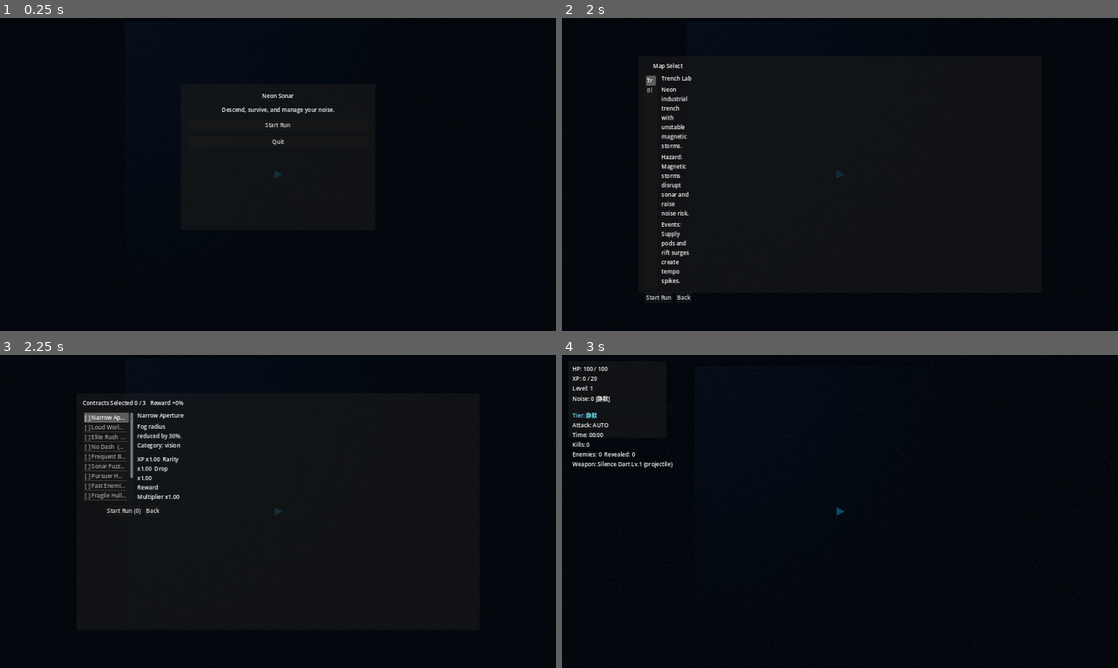
Above: before the commit, frames 1-4 (two rows, left to right).
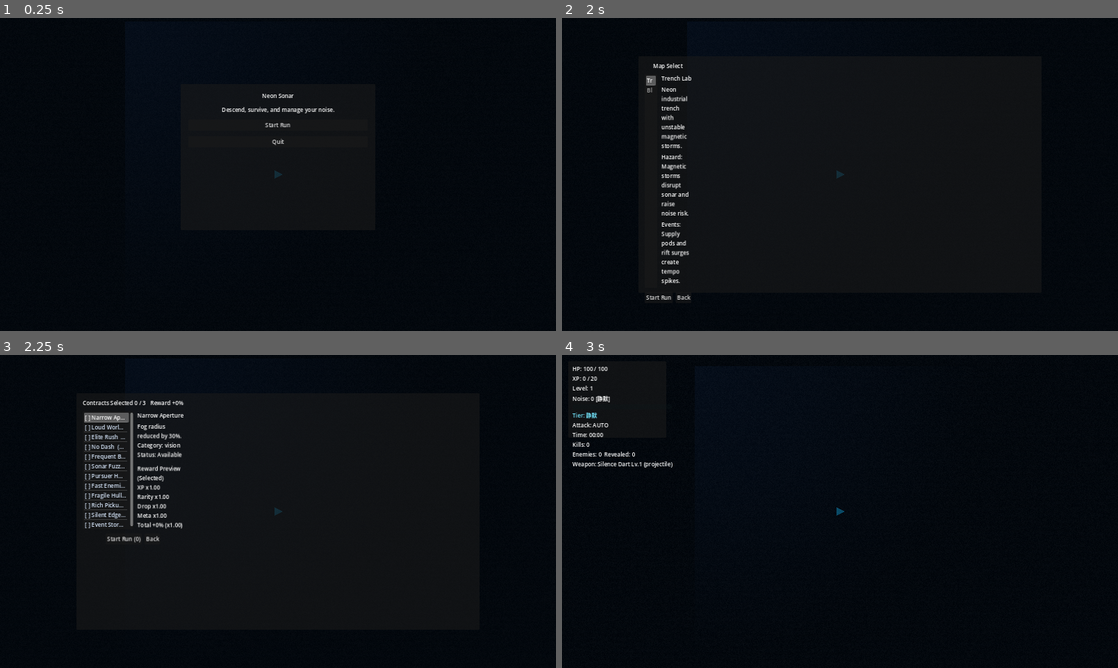
Above: after the commit, the same moments.

Repository: Constantine-S-AN/survival
Game: Godot game, scene res://scenes/game/GameRoot.tscn
Two runs of this game, one before a commit and one after it. Both use one fixed random seed, a clock stepped at 60 frames per second and the inputs below.
Inputs:
- Up to frame 1 (0.25 s): no input
- Up to frame 2 (2 s): click "Start Run" at 0.5 s; click "Start" at 1.25 s
- Up to frame 3 (2.25 s): click "Start Run" at 2 s
- Up to frame 4 (3 s): click "Start Run (0)" at 2.75 s

Frames 1-2 are identical in both runs. In frame 3, 1.5% of the frame differs, in the area x 15-33%, y 22-60%; in frame 4, nothing differs.

Commit message:
Improve contract select UX and explicit exclusivity

Diff:
--- a/data/contracts.json
+++ b/data/contracts.json
@@ -36,7 +36,7 @@
         "spawner": {"elite_chance_add": 0.08},
         "rewards": {"xp_mult": 1.25, "rarity_mult": 1.14, "drop_mult": 1.12}
       },
-      "exclusive_group": "elite_focus"
+      "exclusive_group": "pressure_core"
     },
     {
       "id": "contract_no_dash",
@@ -97,7 +97,7 @@
         "spawner": {"spawn_rate_mult": 1.12},
         "rewards": {"xp_mult": 1.20, "rarity_mult": 1.10, "drop_mult": 1.10}
       },
-      "exclusive_group": "enemy_speed_core"
+      "exclusive_group": "pressure_core"
     },
     {
       "id": "contract_fragile_player",
@@ -133,7 +133,7 @@
         "player": {"low_noise_damage_mult": 1.15, "high_noise_damage_mult": 0.88},
         "rewards": {"xp_mult": 1.20, "rarity_mult": 1.10, "drop_mult": 1.10}
       },
-      "exclusive_group": "silent_edge"
+      "exclusive_group": "noise_core"
     },
     {
       "id": "contract_event_storm",
--- a/scripts/ui/contract_select_panel.gd
+++ b/scripts/ui/contract_select_panel.gd
@@ -3,6 +3,41 @@
 
 signal start_pressed(contract_ids: Array[String])
 signal back_pressed
+
+const CONTRACT_GROUP_DISPLAY_NAMES: Dictionary = {
+	"fog": "Fog",
+	"sonar": "Sonar",
+	"noise": "Noise",
+	"spawner": "Spawner",
+	"events": "Events",
+	"rewards": "Rewards",
+	"player": "Player",
+	"enemy": "Enemy"
+}
+
+const CONTRACT_STAT_DISPLAY_NAMES: Dictionary = {
+	"vision_radius_mult": "Vision Radius",
+	"reveal_duration_mult": "Reveal Duration",
+	"max_radius_mult": "Sonar Radius",
+	"wave_speed_mult": "Sonar Wave Speed",
+	"gain_mult": "Noise Gain",
+	"decay_mult": "Noise Decay",
+	"spawn_rate_mult": "Spawn Rate",
+	"spawn_cap_mult": "Spawn Cap",
+	"pursuer_chance_add": "Pursuer Chance",
+	"elite_chance_add": "Elite Chance",
+	"rate_mult": "Event Rate",
+	"hazard_cycle_mult": "Hazard Frequency",
+	"xp_mult": "XP Reward",
+	"rarity_mult": "Rarity Reward",
+	"drop_mult": "Drop Reward",
+	"meta_currency_mult": "Meta Reward",
+	"max_hp_mult": "Max HP",
+	"dash_disabled": "Dash",
+	"low_noise_damage_mult": "Low-Noise Damage",
+	"high_noise_damage_mult": "High-Noise Damage",
+	"speed_mult": "Enemy Speed"
+}
 
 @onready var title_label: Label = $Margin/VBox/Header/Title
 @onready var selected_label: Label = $Margin/VBox/Header/Selected
@@ -13,16 +48,20 @@
 @onready var preview_label: Label = $Margin/VBox/Body/Right/Preview
 @onready var start_button: Button = $Margin/VBox/Footer/StartButton
 @onready var back_button: Button = $Margin/VBox/Footer/BackButton
+@onready var root_vbox: VBoxContainer = $Margin/VBox
 
 var contracts: Array = []
 var contract_ids_by_index: Array[String] = []
 var selected_contract_ids: Array[String] = []
 var max_select: int = 3
 var selected_index: int = -1
+var lock_reason_by_id: Dictionary = {}
+var status_label: Label
 
 
 func _ready() -> void:
 	title_label.text = "Contracts"
+	_create_status_hint_label()
 	contract_list.item_selected.connect(_on_item_selected)
 	contract_list.item_activated.connect(_on_item_activated)
 	start_button.pressed.connect(_on_start_pressed)
@@ -40,6 +79,7 @@
 	contracts = contract_rows.duplicate(true)
 	max_select = clampi(max_select_count, 0, 3)
 	contract_ids_by_index.clear()
+	lock_reason_by_id.clear()
 	selected_contract_ids = DataRegistry.normalize_contract_selection(initial_selected_ids)
 	selected_index = -1
 	_refresh_list()
@@ -56,8 +96,13 @@
 
 
 func _refresh_list() -> void:
+	var previous_contract_id := ""
+	if selected_index >= 0 and selected_index < contract_ids_by_index.size():
+		previous_contract_id = contract_ids_by_index[selected_index]
 	contract_list.clear()
 	contract_ids_by_index.clear()
+	lock_reason_by_id.clear()
+	var selected_by_group := _build_selected_group_map()
 	for contract_variant in contracts:
 		if not (contract_variant is Dictionary):
 			continue
@@ -68,9 +113,22 @@
 		contract_ids_by_index.append(contract_id)
 		var selected := selected_contract_ids.has(contract_id)
 		var marker := "[x]" if selected else "[ ]"
+		var lock_reason := _compute_contract_lock_reason(contract_id, selected_by_group)
+		lock_reason_by_id[contract_id] = lock_reason
+		var locked := not selected and not lock_reason.is_empty()
+		if locked:
+			marker = "🔒"
 		var reward_pct := float(contract.get("reward_pct", 0.0))
 		var text := "%s %s  (+%.0f%%)" % [marker, String(contract.get("name", contract_id)), reward_pct]
 		contract_list.add_item(text)
+		var list_index := contract_list.item_count - 1
+		if locked:
+			contract_list.set_item_disabled(list_index, true)
+			contract_list.set_item_custom_fg_color(list_index, Color(0.56, 0.60, 0.66, 0.92))
+		elif selected:
+			contract_list.set_item_custom_fg_color(list_index, Color(0.62, 0.94, 1.0, 1.0))
+		else:
+			contract_list.set_item_custom_fg_color(list_index, Color(0.84, 0.90, 0.98, 1.0))
 	var preview := DataRegistry.get_contract_reward_preview(selected_contract_ids)
 	selected_label.text = "Selected %d / %d   Reward +%.0f%%" % [
 		selected_contract_ids.size(),
@@ -78,6 +136,12 @@
 		float(preview.get("reward_pct_sum", 0.0))
 	]
 	start_button.text = "Start Run (%d)" % selected_contract_ids.size()
+	start_button.disabled = false
+	selected_index = _get_contract_index(previous_contract_id)
+	if selected_index < 0 and not contract_ids_by_index.is_empty():
+		selected_index = 0
+	if selected_index >= 0 and selected_index < contract_ids_by_index.size():
+		contract_list.select(selected_index)
 
 
 func _on_item_selected(index: int) -> void:
@@ -91,27 +155,27 @@
 	var contract_id := contract_ids_by_index[index]
 	if selected_contract_ids.has(contract_id):
 		selected_contract_ids.erase(contract_id)
+		_show_status_hint("Removed %s" % String(DataRegistry.get_contract(contract_id).get("name", contract_id)), false)
 		_refresh_list()
 		_refresh_detail(index)
 		return
+	var lock_reason := String(lock_reason_by_id.get(contract_id, ""))
+	if not lock_reason.is_empty():
+		_show_status_hint(lock_reason, true)
+		return
 	if max_select > 0 and selected_contract_ids.size() >= max_select:
+		_show_status_hint("Selection limit reached (%d/%d)." % [selected_contract_ids.size(), max_select], true)
 		return
 	var contract := DataRegistry.get_contract(contract_id)
 	if contract.is_empty():
 		return
-	var exclusive_group := String(contract.get("exclusive_group", "")).strip_edges()
-	if not exclusive_group.is_empty():
-		var filtered: Array[String] = []
-		for selected_id in selected_contract_ids:
-			var selected_contract := DataRegistry.get_contract(selected_id)
-			if selected_contract.is_empty():
-				continue
-			if String(selected_contract.get("exclusive_group", "")).strip_edges() == exclusive_group:
-				continue
-			filtered.append(selected_id)
-		selected_contract_ids = filtered
 	selected_contract_ids.append(contract_id)
 	selected_contract_ids = DataRegistry.normalize_contract_selection(selected_contract_ids)
+	var conflict_names := _get_contract_conflict_names(contract_id)
+	if not conflict_names.is_empty():
+		_show_status_hint("与 %s 互斥" % " / ".join(conflict_names), true)
+	else:
+		_show_status_hint("Selected %s" % String(contract.get("name", contract_id)), false)
 	_refresh_list()
 	_refresh_detail(index)
 
@@ -136,16 +200,23 @@
 		preview_label.text = ""
 		return
 	detail_name.text = String(contract.get("name", contract_id))
-	detail_desc.text = "%s\nCategory: %s" % [
+	var lock_reason := String(lock_reason_by_id.get(contract_id, ""))
+	var status_line := "Status: Selected" if selected_contract_ids.has(contract_id) else "Status: Available"
+	if not lock_reason.is_empty():
+		status_line = "Status: 🔒 %s" % lock_reason
+	detail_desc.text = "%s\nCategory: %s\n%s" % [
 		String(contract.get("description", "")),
-		String(contract.get("category", "misc"))
+		String(contract.get("category", "misc")),
+		status_line
 	]
 	detail_effects.text = _format_contract_effects(contract)
 	var preview := DataRegistry.get_contract_reward_preview(selected_contract_ids)
-	preview_label.text = "XP x%.2f  Rarity x%.2f  Drop x%.2f\nReward Multiplier x%.2f" % [
+	preview_label.text = "Reward Preview (Selected)\nXP x%.2f\nRarity x%.2f\nDrop x%.2f\nMeta x%.2f\nTotal +%.0f%% (x%.2f)" % [
 		float(preview.get("xp_mult", 1.0)),
 		float(preview.get("rarity_mult", 1.0)),
 		float(preview.get("drop_mult", 1.0)),
+		float(preview.get("meta_currency_mult", 1.0)),
+		float(preview.get("reward_pct_sum", 0.0)),
 		float(preview.get("reward_multiplier", 1.0))
 	]
 
@@ -162,15 +233,133 @@
 		if not (group_variant is Dictionary):
 			continue
 		var group: Dictionary = group_variant
-		var group_parts: Array[String] = []
+		var group_lines: Array[String] = []
 		for key_variant in group.keys():
 			var key := String(key_variant)
 			var value := float(group.get(key_variant, 0.0))
-			if key.ends_with("_mult"):
-				group_parts.append("%s x%.2f" % [key, value])
-			else:
-				group_parts.append("%s %+0.3f" % [key, value])
-		lines.append("%s: %s" % [group_key, ", ".join(group_parts)])
+			var label := String(CONTRACT_STAT_DISPLAY_NAMES.get(key, key))
+			group_lines.append("- %s: %s" % [label, _format_contract_effect_value(key, value)])
+		var group_name := String(CONTRACT_GROUP_DISPLAY_NAMES.get(group_key, group_key.capitalize()))
+		lines.append("%s\n%s" % [group_name, "\n".join(group_lines)])
 	if lines.is_empty():
 		return "Effects: -"
-	return "Effects:\n%s" % "\n".join(lines)
+	return "Effects:\n%s" % "\n\n".join(lines)
+
+
+func _build_selected_group_map() -> Dictionary:
+	var selected_by_group: Dictionary = {}
+	for contract_id in selected_contract_ids:
+		var contract := DataRegistry.get_contract(contract_id)
+		if contract.is_empty():
+			continue
+		var group := String(contract.get("exclusive_group", "")).strip_edges()
+		if group.is_empty():
+			continue
+		selected_by_group[group] = contract_id
+	return selected_by_group
+
+
+func _compute_contract_lock_reason(contract_id: String, selected_by_group: Dictionary = {}) -> String:
+	var contract := DataRegistry.get_contract(contract_id)
+	if contract.is_empty():
+		return ""
+	if max_select > 0 and selected_contract_ids.size() >= max_select and not selected_contract_ids.has(contract_id):
+		return "Selection limit reached (%d/%d)." % [selected_contract_ids.size(), max_select]
+	var group := String(contract.get("exclusive_group", "")).strip_edges()
+	if group.is_empty():
+		return ""
+	var owner_id := String(selected_by_group.get(group, "")).strip_edges()
+	if owner_id.is_empty() or owner_id == contract_id:
+		return ""
+	var owner_name := String(DataRegistry.get_contract(owner_id).get("name", owner_id))
+	return "与 %s 互斥" % owner_name
+
+
+func _get_contract_conflict_names(contract_id: String) -> Array[String]:
+	var contract := DataRegistry.get_contract(contract_id)
+	if contract.is_empty():
+		return []
+	var group := String(contract.get("exclusive_group", "")).strip_edges()
+	if group.is_empty():
+		return []
+	var names: Array[String] = []
+	for contract_variant in contracts:
+		if not (contract_variant is Dictionary):
+			continue
+		var row: Dictionary = contract_variant
+		var row_id := String(row.get("id", "")).strip_edges()
+		if row_id.is_empty() or row_id == contract_id:
+			continue
+		if String(row.get("exclusive_group", "")).strip_edges() != group:
+			continue
+		names.append(String(row.get("name", row_id)))
+	return names
+
+
+func _format_contract_effect_value(key: String, value: float) -> String:
+	if key == "dash_disabled":
+		return "Disabled" if value >= 0.5 else "Enabled"
+	if key.ends_with("_mult"):
+		var delta_pct := (value - 1.0) * 100.0
+		var sign := "+" if delta_pct >= 0.0 else ""
+		return "%s%d%%" % [sign, int(round(delta_pct))]
+	if key.ends_with("_add"):
+		var add_pct := value * 100.0
+		var sign := "+" if add_pct >= 0.0 else ""
+		return "%s%d%%" % [sign, int(round(add_pct))]
+	if absf(value) >= 1.0:
+		var sign_int := "+" if value >= 0.0 else ""
+		return "%s%d" % [sign_int, int(round(value))]
+	var sign_float := "+" if value >= 0.0 else ""
+	return "%s%.2f" % [sign_float, value]
+
+
+func _create_status_hint_label() -> void:
+	status_label = Label.new()
+	status_label.name = "StatusHint"
+	status_label.visible = false
+	status_label.autowrap_mode = TextServer.AUTOWRAP_WORD_SMART
+	status_label.modulate = Color(0.80, 0.94, 1.0, 0.95)
+	root_vbox.add_child(status_label)
+	root_vbox.move_child(status_label, 1)
+
+
+func _show_status_hint(message: String, is_error: bool) -> void:
+	if status_label == null:
+		return
+	status_label.text = message
+	status_label.visible = not message.strip_edges().is_empty()
+	status_label.modulate = Color(1.0, 0.72, 0.72, 1.0) if is_error else Color(0.72, 0.96, 1.0, 1.0)
+
+
+func _get_contract_index(contract_id: String) -> int:
+	if contract_id.strip_edges().is_empty():
+		return -1
+	return contract_ids_by_index.find(contract_id)
+
+
+func get_contract_index(contract_id: String) -> int:
+	return _get_contract_index(contract_id)
+
+
+func is_contract_locked(contract_id: String) -> bool:
+	return not String(lock_reason_by_id.get(contract_id, "")).strip_edges().is_empty()
+
+
+func get_contract_row_text(contract_id: String) -> String:
+	var index := _get_contract_index(contract_id)
+	if index < 0:
+		return ""
+	return contract_list.get_item_text(index)
+
+
+func get_status_hint_text() -> String:
+	if status_label == null:
+		return ""
+	return status_label.text
+
+
+func get_preview_text() -> String:
+	if preview_label == null:
+		return ""
+	return preview_label.text
